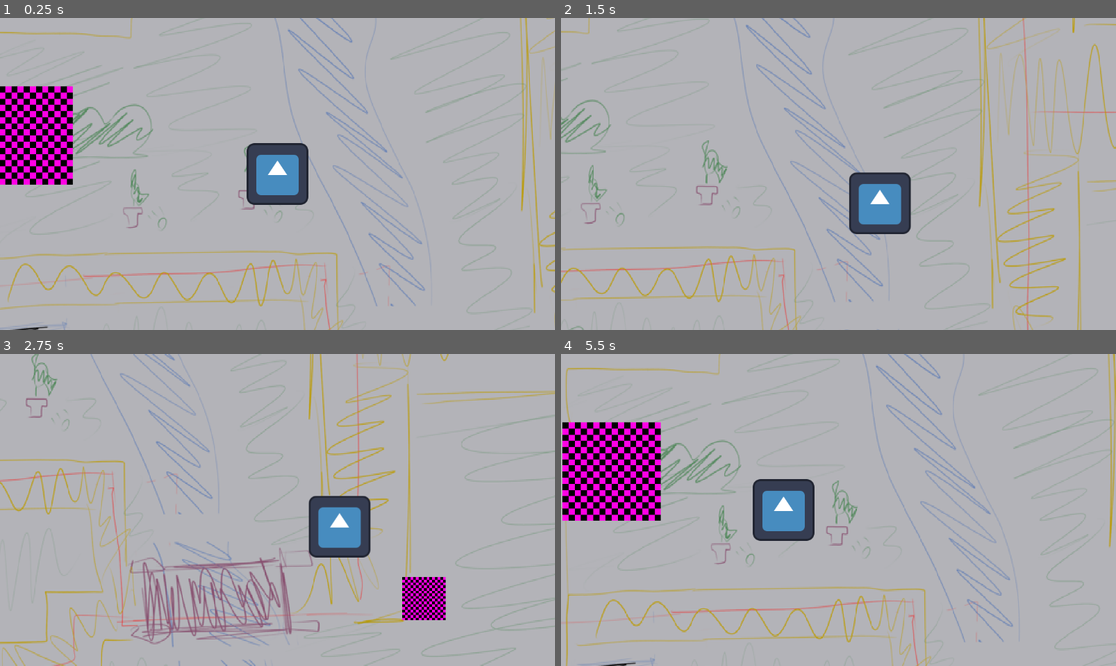
Above: before the commit, frames 1-4 (two rows, left to right).
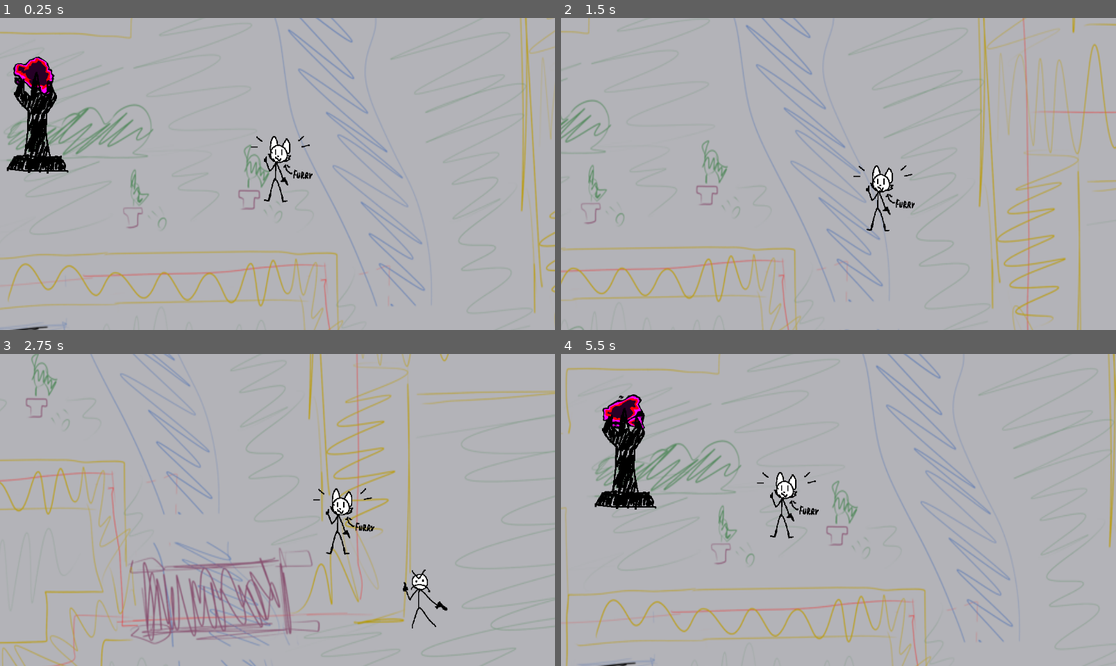
Above: after the commit, the same moments.

Repository: ndvrxd/cultism
Game: Godot game, scene res://scenes/world.tscn
Two runs of this game, one before a commit and one after it. Both use one fixed random seed, a clock stepped at 60 frames per second and the inputs below. The engine's default icon, where the game draws it, is replaced by a stand-in: a white triangle on a blue panel in a dark square.
Inputs:
- Up to frame 1 (0.25 s): no input
- Up to frame 2 (1.5 s): hold D (right) 0.53-1.28 s; hold S (down) from 1.28 s (still down)
- Up to frame 3 (2.75 s): release S (down) at 2.03 s; hold D (right) from 2.03 s (still down)
- Up to frame 4 (5.5 s): release D (right) at 2.78 s; hold W (up) 2.78-3.53 s; hold A (left) 3.53-4.25 s; tap Escape (esc) at 4.15 s; click "Restart" at 4.25 s; hold A (left) from 5.03 s (still down)

The runs differ from the first frame. In frame 1, 7.0% of the frame differs, in the area x 0-100%, y 0-100%; in frame 2, 3.2%; in frame 3, 4.4%; in frame 4, 8.4%.

Commit message:
some REAL placeholder art

Diff:
--- /dev/null
+++ b/cult-game-version-0.1/effigy_flame.tres
@@ -0,0 +1,202 @@
+[gd_resource type="VisualShader" load_steps=23 format=3 uid="uid://hcf2iarxkvam"]
+
+[ext_resource type="Texture2D" uid="uid://b77qqcqt0hl5o" path="res://shaders/noisetextures/linear_radial_gradient.png" id="1_gmv4y"]
+[ext_resource type="Texture2D" uid="uid://b0wakp5n2vy6e" path="res://shaders/noisetextures/wave_map_vertical.png" id="2_xysuk"]
+[ext_resource type="Texture2D" uid="uid://dlkwwks0ld2u0" path="res://shaders/noisetextures/Perlin 7 - 128x128.png" id="3_ik5o3"]
+
+[sub_resource type="VisualShaderNodeMultiplyAdd" id="VisualShaderNodeMultiplyAdd_8ja3y"]
+default_input_values = [0, Vector2(0, 0), 1, Vector2(-0.1, 1), 2, Vector2(0, 0)]
+op_type = 1
+
+[sub_resource type="VisualShaderNodeInput" id="VisualShaderNodeInput_gkfby"]
+input_name = "uv"
+
+[sub_resource type="VisualShaderNodeVectorOp" id="VisualShaderNodeVectorOp_vjji8"]
+default_input_values = [0, Vector2(0, 0), 1, Vector2(1, 1)]
+op_type = 0
+operator = 4
+
+[sub_resource type="Gradient" id="Gradient_kwikq"]
+interpolation_mode = 1
+offsets = PackedFloat32Array(0, 0.16092)
+
+[sub_resource type="GradientTexture1D" id="GradientTexture1D_8gw0y"]
+gradient = SubResource("Gradient_kwikq")
+
+[sub_resource type="VisualShaderNodeTexture" id="VisualShaderNodeTexture_mu7mb"]
+texture = SubResource("GradientTexture1D_8gw0y")
+
+[sub_resource type="VisualShaderNodeRemap" id="VisualShaderNodeRemap_7re3n"]
+default_input_values = [1, 0.0, 2, 1.0, 3, -0.05, 4, 0.05]
+
+[sub_resource type="VisualShaderNodeVectorOp" id="VisualShaderNodeVectorOp_4sjy0"]
+default_input_values = [0, Vector2(0, 0), 1, Vector2(0, 0)]
+op_type = 0
+
+[sub_resource type="VisualShaderNodeVectorCompose" id="VisualShaderNodeVectorCompose_wldud"]
+op_type = 0
+
+[sub_resource type="VisualShaderNodeTexture" id="VisualShaderNodeTexture_415po"]
+texture = ExtResource("1_gmv4y")
+
+[sub_resource type="VisualShaderNodeMultiplyAdd" id="VisualShaderNodeMultiplyAdd_pro6b"]
+default_input_values = [0, Vector2(0, 0), 1, Vector2(0, 0.5), 2, Vector2(0, 0)]
+op_type = 1
+
+[sub_resource type="VisualShaderNodeVectorOp" id="VisualShaderNodeVectorOp_tyl4j"]
+default_input_values = [0, Vector2(0, 0), 1, Vector2(1, 1)]
+op_type = 0
+operator = 4
+
+[sub_resource type="VisualShaderNodeTexture" id="VisualShaderNodeTexture_707lo"]
+texture = ExtResource("2_xysuk")
+
+[sub_resource type="VisualShaderNodeTexture" id="VisualShaderNodeTexture_5v1vq"]
+texture = ExtResource("3_ik5o3")
+
+[sub_resource type="Gradient" id="Gradient_01fk7"]
+interpolation_mode = 1
+offsets = PackedFloat32Array(0, 0.183908, 0.201149, 0.229885)
+colors = PackedColorArray(0, 0, 0, 1, 1, 0, 1, 1, 1, 0, 0, 1, 0.150356, 1.61358e-05, 0.150079, 1)
+
+[sub_resource type="GradientTexture1D" id="GradientTexture1D_4dq1v"]
+gradient = SubResource("Gradient_01fk7")
+
+[sub_resource type="VisualShaderNodeTexture" id="VisualShaderNodeTexture_2iygb"]
+texture = SubResource("GradientTexture1D_4dq1v")
+
+[sub_resource type="VisualShaderNodeFloatOp" id="VisualShaderNodeFloatOp_1g1e3"]
+operator = 2
+
+[sub_resource type="VisualShaderNodeInput" id="VisualShaderNodeInput_u0rl6"]
+input_name = "time"
+
+[resource]
+code = "shader_type canvas_item;
+render_mode blend_mix;
+
+uniform sampler2D tex_frg_2;
+uniform sampler2D tex_frg_3;
+uniform sampler2D tex_frg_4;
+uniform sampler2D tex_frg_5;
+uniform sampler2D tex_frg_14;
+
+
+
+void fragment() {
+// Texture2D:2
+	vec4 n_out2p0 = texture(tex_frg_2, UV);
+
+
+// Input:8
+	float n_out8p0 = TIME;
+
+
+// Input:12
+	vec2 n_out12p0 = UV;
+
+
+// MultiplyAdd:21
+	vec2 n_in21p1 = vec2(0.00000, 0.50000);
+	vec2 n_out21p0 = fma(vec2(n_out8p0), n_in21p1, n_out12p0);
+
+
+// VectorOp:22
+	vec2 n_in22p1 = vec2(1.00000, 1.00000);
+	vec2 n_out22p0 = mod(n_out21p0, n_in22p1);
+
+
+// Texture2D:3
+	vec4 n_out3p0 = texture(tex_frg_3, n_out22p0);
+
+
+	float n_out16p0;
+// Remap:16
+	float n_in16p1 = 0.00000;
+	float n_in16p2 = 1.00000;
+	float n_in16p3 = -0.05000;
+	float n_in16p4 = 0.05000;
+	{
+		float __input_range = n_in16p2 - n_in16p1;
+		float __output_range = n_in16p4 - n_in16p3;
+		n_out16p0 = n_in16p3 + __output_range * ((n_out3p0.x - n_in16p1) / __input_range);
+	}
+
+
+// VectorCompose:19
+	float n_in19p1 = 0.00000;
+	vec2 n_out19p0 = vec2(n_out16p0, n_in19p1);
+
+
+// VectorOp:18
+	vec2 n_out18p0 = n_out19p0 + n_out12p0;
+
+
+// MultiplyAdd:11
+	vec2 n_in11p1 = vec2(-0.10000, 1.00000);
+	vec2 n_out11p0 = fma(vec2(n_out8p0), n_in11p1, n_out18p0);
+
+
+// VectorOp:13
+	vec2 n_in13p1 = vec2(1.00000, 1.00000);
+	vec2 n_out13p0 = mod(n_out11p0, n_in13p1);
+
+
+// Texture2D:4
+	vec4 n_out4p0 = texture(tex_frg_4, n_out13p0);
+
+
+// FloatOp:6
+	float n_out6p0 = n_out2p0.x * n_out4p0.x;
+
+
+// Texture2D:5
+	vec4 n_out5p0 = texture(tex_frg_5, vec2(n_out6p0));
+
+
+// Texture2D:14
+	vec4 n_out14p0 = texture(tex_frg_14, vec2(n_out6p0));
+
+
+// Output:0
+	COLOR.rgb = vec3(n_out5p0.xyz);
+	COLOR.a = n_out14p0.x;
+
+
+}
+"
+graph_offset = Vector2(-875.448, -82.4238)
+mode = 1
+flags/light_only = false
+nodes/fragment/0/position = Vector2(300, 300)
+nodes/fragment/2/node = SubResource("VisualShaderNodeTexture_415po")
+nodes/fragment/2/position = Vector2(-660, 120)
+nodes/fragment/3/node = SubResource("VisualShaderNodeTexture_707lo")
+nodes/fragment/3/position = Vector2(-2100, 480)
+nodes/fragment/4/node = SubResource("VisualShaderNodeTexture_5v1vq")
+nodes/fragment/4/position = Vector2(-620, 500)
+nodes/fragment/5/node = SubResource("VisualShaderNodeTexture_2iygb")
+nodes/fragment/5/position = Vector2(-40, 160)
+nodes/fragment/6/node = SubResource("VisualShaderNodeFloatOp_1g1e3")
+nodes/fragment/6/position = Vector2(-320, 400)
+nodes/fragment/8/node = SubResource("VisualShaderNodeInput_u0rl6")
+nodes/fragment/8/position = Vector2(-3100, 300)
+nodes/fragment/11/node = SubResource("VisualShaderNodeMultiplyAdd_8ja3y")
+nodes/fragment/11/position = Vector2(-1120, 500)
+nodes/fragment/12/node = SubResource("VisualShaderNodeInput_gkfby")
+nodes/fragment/12/position = Vector2(-3040, 840)
+nodes/fragment/13/node = SubResource("VisualShaderNodeVectorOp_vjji8")
+nodes/fragment/13/position = Vector2(-860, 500)
+nodes/fragment/14/node = SubResource("VisualShaderNodeTexture_mu7mb")
+nodes/fragment/14/position = Vector2(-20, 480)
+nodes/fragment/16/node = SubResource("VisualShaderNodeRemap_7re3n")
+nodes/fragment/16/position = Vector2(-1840, 580)
+nodes/fragment/18/node = SubResource("VisualShaderNodeVectorOp_4sjy0")
+nodes/fragment/18/position = Vector2(-1360, 660)
+nodes/fragment/19/node = SubResource("VisualShaderNodeVectorCompose_wldud")
+nodes/fragment/19/position = Vector2(-1620, 620)
+nodes/fragment/21/node = SubResource("VisualShaderNodeMultiplyAdd_pro6b")
+nodes/fragment/21/position = Vector2(-2620, 520)
+nodes/fragment/22/node = SubResource("VisualShaderNodeVectorOp_tyl4j")
+nodes/fragment/22/position = Vector2(-2380, 500)
+nodes/fragment/connections = PackedInt32Array(2, 0, 6, 0, 4, 0, 6, 1, 8, 0, 11, 0, 11, 0, 13, 0, 13, 0, 4, 0, 6, 0, 5, 0, 6, 0, 14, 0, 14, 0, 0, 1, 3, 0, 16, 0, 12, 0, 18, 1, 18, 0, 11, 2, 16, 0, 19, 0, 19, 0, 18, 0, 12, 0, 21, 2, 8, 0, 21, 0, 21, 0, 22, 0, 22, 0, 3, 0, 5, 0, 0, 0)
--- a/cult-game-version-0.1/scenes/enemy.tscn
+++ b/cult-game-version-0.1/objects/enemy.tscn
@@ -1,7 +1,7 @@
 [gd_scene load_steps=4 format=3 uid="uid://ct6dh5rgiuip3"]
 
 [ext_resource type="Script" path="res://scripts/enemy.gd" id="1_8t12i"]
-[ext_resource type="Texture2D" uid="uid://bmcl5vl05h6ty" path="res://art/missing texture.png" id="2_v40a1"]
+[ext_resource type="Texture2D" uid="uid://6i8qff0kq7ei" path="res://art/enemy ph.png" id="2_xabwo"]
 
 [sub_resource type="RectangleShape2D" id="RectangleShape2D_7evg3"]
 size = Vector2(94, 94)
@@ -14,12 +14,14 @@
 platform_wall_layers = 15
 script = ExtResource("1_8t12i")
 
-[node name="MissingTexture" type="Sprite2D" parent="."]
-position = Vector2(0, 1)
-scale = Vector2(5.625, 5.625)
-texture = ExtResource("2_v40a1")
+[node name="sprite" type="Sprite2D" parent="."]
+texture_filter = 1
+position = Vector2(0, -1)
+scale = Vector2(0.69, 0.69)
+texture = ExtResource("2_xabwo")
 
 [node name="CollisionShape2D" type="CollisionShape2D" parent="."]
 position = Vector2(0, 1)
+scale = Vector2(0.8, 1)
 shape = SubResource("RectangleShape2D_7evg3")
 debug_color = Color(0.772432, 0.263693, 0.879854, 0.42)
--- a/cult-game-version-0.1/scenes/player.tscn
+++ b/cult-game-version-0.1/objects/player.tscn
@@ -1,25 +1,10 @@
-[gd_scene load_steps=7 format=3 uid="uid://cts6cpmg1ehil"]
+[gd_scene load_steps=5 format=3 uid="uid://cts6cpmg1ehil"]
 
 [ext_resource type="Script" path="res://scripts/player.gd" id="1_5qw1a"]
-[ext_resource type="Texture2D" uid="uid://cjy33wyjwplx" path="res://art/icon.svg" id="2_wlc8n"]
+[ext_resource type="Texture2D" uid="uid://veo5l360amx3" path="res://art/player ph.png" id="2_ysvs3"]
 
 [sub_resource type="RectangleShape2D" id="RectangleShape2D_nrcso"]
 size = Vector2(132, 132)
-
-[sub_resource type="AtlasTexture" id="AtlasTexture_bab5j"]
-atlas = ExtResource("2_wlc8n")
-region = Rect2(0, 0, 128, 128)
-
-[sub_resource type="SpriteFrames" id="SpriteFrames_nhdyx"]
-animations = [{
-"frames": [{
-"duration": 1.0,
-"texture": SubResource("AtlasTexture_bab5j")
-}],
-"loop": true,
-"name": &"idle",
-"speed": 5.0
-}]
 
 [sub_resource type="GDScript" id="GDScript_qd5eh"]
 script/source = "extends Camera2D
@@ -40,12 +25,8 @@
 script = ExtResource("1_5qw1a")
 
 [node name="CollisionShape2D" type="CollisionShape2D" parent="."]
+scale = Vector2(0.335, 0.805)
 shape = SubResource("RectangleShape2D_nrcso")
-
-[node name="AnimatedSprite2D" type="AnimatedSprite2D" parent="."]
-sprite_frames = SubResource("SpriteFrames_nhdyx")
-animation = &"idle"
-frame_progress = 0.334865
 
 [node name="Camera2D" type="Camera2D" parent="."]
 position_smoothing_enabled = true
@@ -56,3 +37,9 @@
 drag_right_margin = 0.1
 drag_bottom_margin = 0.1
 script = SubResource("GDScript_qd5eh")
+
+[node name="Sprite2D" type="Sprite2D" parent="."]
+texture_filter = 1
+position = Vector2(6, -14)
+scale = Vector2(0.765, 0.765)
+texture = ExtResource("2_ysvs3")
--- /dev/null
+++ b/cult-game-version-0.1/objects/test_effigy.tscn
@@ -0,0 +1,34 @@
+[gd_scene load_steps=6 format=3 uid="uid://bhatrw3cecxw1"]
+
+[ext_resource type="Texture2D" uid="uid://cqrh7ndjucvg5" path="res://art/effigy ph.png" id="1_qbvs6"]
+[ext_resource type="Shader" uid="uid://hcf2iarxkvam" path="res://effigy_flame.tres" id="2_bln26"]
+
+[sub_resource type="ShaderMaterial" id="ShaderMaterial_moupg"]
+shader = ExtResource("2_bln26")
+
+[sub_resource type="QuadMesh" id="QuadMesh_lbiwx"]
+size = Vector2(-1, 1)
+
+[sub_resource type="RectangleShape2D" id="RectangleShape2D_10w11"]
+size = Vector2(16.2614, 16.2614)
+
+[node name="test effigy" type="StaticBody2D"]
+scale = Vector2(12.7775, 12.7775)
+
+[node name="MeshInstance2D" type="MeshInstance2D" parent="."]
+material = SubResource("ShaderMaterial_moupg")
+position = Vector2(1.49012e-08, -7.25659)
+rotation = 3.14159
+scale = Vector2(12.2, 12.2)
+mesh = SubResource("QuadMesh_lbiwx")
+
+[node name="Sprite" type="Sprite2D" parent="."]
+texture_filter = 1
+position = Vector2(-0.0610397, 0.173744)
+scale = Vector2(0.09, 0.09)
+texture = ExtResource("1_qbvs6")
+
+[node name="CollisionShape2D" type="CollisionShape2D" parent="."]
+position = Vector2(0.165134, 0.165133)
+scale = Vector2(0.685, 1)
+shape = SubResource("RectangleShape2D_10w11")
--- a/cult-game-version-0.1/scenes/pause_menu.tscn
+++ b/cult-game-version-0.1/scenes/pause_menu.tscn
@@ -1,7 +1,7 @@
 [gd_scene load_steps=8 format=3 uid="uid://dxiibdkgas3eu"]
 
 [ext_resource type="Script" path="res://scripts/pause_menu.gd" id="1_dmpsi"]
-[ext_resource type="Shader" path="res://art/pausemenu.gdshader" id="2_mb4ie"]
+[ext_resource type="Shader" path="res://shaders/pausemenu.gdshader" id="2_mb4ie"]
 [ext_resource type="FontFile" uid="uid://dhk11k42eybnt" path="res://art/chela-one.regular.ttf" id="3_iihm8"]
 
 [sub_resource type="ShaderMaterial" id="ShaderMaterial_fiai1"]
--- a/cult-game-version-0.1/scenes/world.tscn
+++ b/cult-game-version-0.1/scenes/world.tscn
@@ -1,13 +1,10 @@
-[gd_scene load_steps=20 format=3 uid="uid://c6t867f13wn4u"]
+[gd_scene load_steps=19 format=3 uid="uid://c6t867f13wn4u"]
 
 [ext_resource type="Texture2D" uid="uid://dr1jlcktudyg" path="res://art/playermapxd.png" id="1_br0cv"]
-[ext_resource type="PackedScene" uid="uid://cts6cpmg1ehil" path="res://scenes/player.tscn" id="2_hddls"]
-[ext_resource type="PackedScene" uid="uid://ct6dh5rgiuip3" path="res://scenes/enemy.tscn" id="3_5gkxb"]
-[ext_resource type="Texture2D" uid="uid://bmcl5vl05h6ty" path="res://art/missing texture.png" id="3_h51de"]
+[ext_resource type="PackedScene" uid="uid://cts6cpmg1ehil" path="res://objects/player.tscn" id="2_hddls"]
+[ext_resource type="PackedScene" uid="uid://ct6dh5rgiuip3" path="res://objects/enemy.tscn" id="3_5gkxb"]
+[ext_resource type="PackedScene" uid="uid://bhatrw3cecxw1" path="res://objects/test_effigy.tscn" id="4_4fgws"]
 [ext_resource type="PackedScene" uid="uid://dxiibdkgas3eu" path="res://scenes/pause_menu.tscn" id="5_yfg13"]
-
-[sub_resource type="RectangleShape2D" id="RectangleShape2D_10w11"]
-size = Vector2(16.2614, 16.2614)
 
 [sub_resource type="SegmentShape2D" id="SegmentShape2D_reqib"]
 a = Vector2(-2, -479)
@@ -63,6 +60,7 @@
 [node name="world" type="Node2D"]
 
 [node name="Playermapxd" type="Sprite2D" parent="."]
+texture_filter = 2
 position = Vector2(30, -11)
 scale = Vector2(1.94283, 2.36346)
 texture = ExtResource("1_br0cv")
@@ -86,17 +84,8 @@
 [node name="enemy5" parent="." instance=ExtResource("3_5gkxb")]
 position = Vector2(972, 592)
 
-[node name="test effigy" type="StaticBody2D" parent="."]
-position = Vector2(-529, -82)
-scale = Vector2(12.7775, 12.7775)
-
-[node name="MissingTexture" type="Sprite2D" parent="test effigy"]
-position = Vector2(0.173748, 0.173744)
-texture = ExtResource("3_h51de")
-
-[node name="CollisionShape2D" type="CollisionShape2D" parent="test effigy"]
-position = Vector2(0.165134, 0.165133)
-shape = SubResource("RectangleShape2D_10w11")
+[node name="test effigy" parent="." instance=ExtResource("4_4fgws")]
+position = Vector2(-501, -108)
 
 [node name="Map Boundaries" type="StaticBody2D" parent="."]
 position = Vector2(-853, -566)
--- a/cult-game-version-0.1/scripts/player.gd
+++ b/cult-game-version-0.1/scripts/player.gd
@@ -3,15 +3,15 @@
 @export var speed = 100
 @export var accel = 10
 
-@onready var anim_sprite: AnimatedSprite2D = $AnimatedSprite2D as AnimatedSprite2D
+#@onready var anim_sprite: AnimatedSprite2D = $AnimatedSprite2D as AnimatedSprite2D
 
 
 #NOTE: Most fucking tutorials say use "physics_process" but use just _process to
 #      avoid stupid ass camera smoothing "jittering" bugs, idk i think it treats it like a phys prop
-func _process(_delta: float) -> void:
+func _process(delta: float) -> void:
 	var direction: Vector2 = Input.get_vector("left", "right", "up", "down")
 
-	velocity.x = move_toward(velocity.x, speed * direction.x, accel)
-	velocity.y = move_toward(velocity.y, speed * direction.y, accel)
+	velocity.x = move_toward(velocity.x, speed * direction.x * delta * 60, accel)
+	velocity.y = move_toward(velocity.y, speed * direction.y * delta * 60, accel)
 
 	move_and_slide()
Binary file added: cult-game-version-0.1/art/effigy ph.png
Not shown, added: cult-game-version-0.1/art/effigy ph.png.import
Binary file added: cult-game-version-0.1/art/enemy ph.png
Not shown, added: cult-game-version-0.1/art/enemy ph.png.import
Binary file added: cult-game-version-0.1/art/player ph.png
Not shown, added: cult-game-version-0.1/art/player ph.png.import
Binary file added: cult-game-version-0.1/shaders/noisetextures/Perlin 7 - 128x128.png
Not shown, added: cult-game-version-0.1/shaders/noisetextures/Perlin 7 - 128x128.png.import
Binary file added: cult-game-version-0.1/shaders/noisetextures/Super Perlin 11 - 128x128.png
Not shown, added: cult-game-version-0.1/shaders/noisetextures/Super Perlin 11 - 128x128.png.import
Binary file added: cult-game-version-0.1/shaders/noisetextures/gradient.png
Not shown, added: cult-game-version-0.1/shaders/noisetextures/gradient.png.import
(and 11 more such lines)
